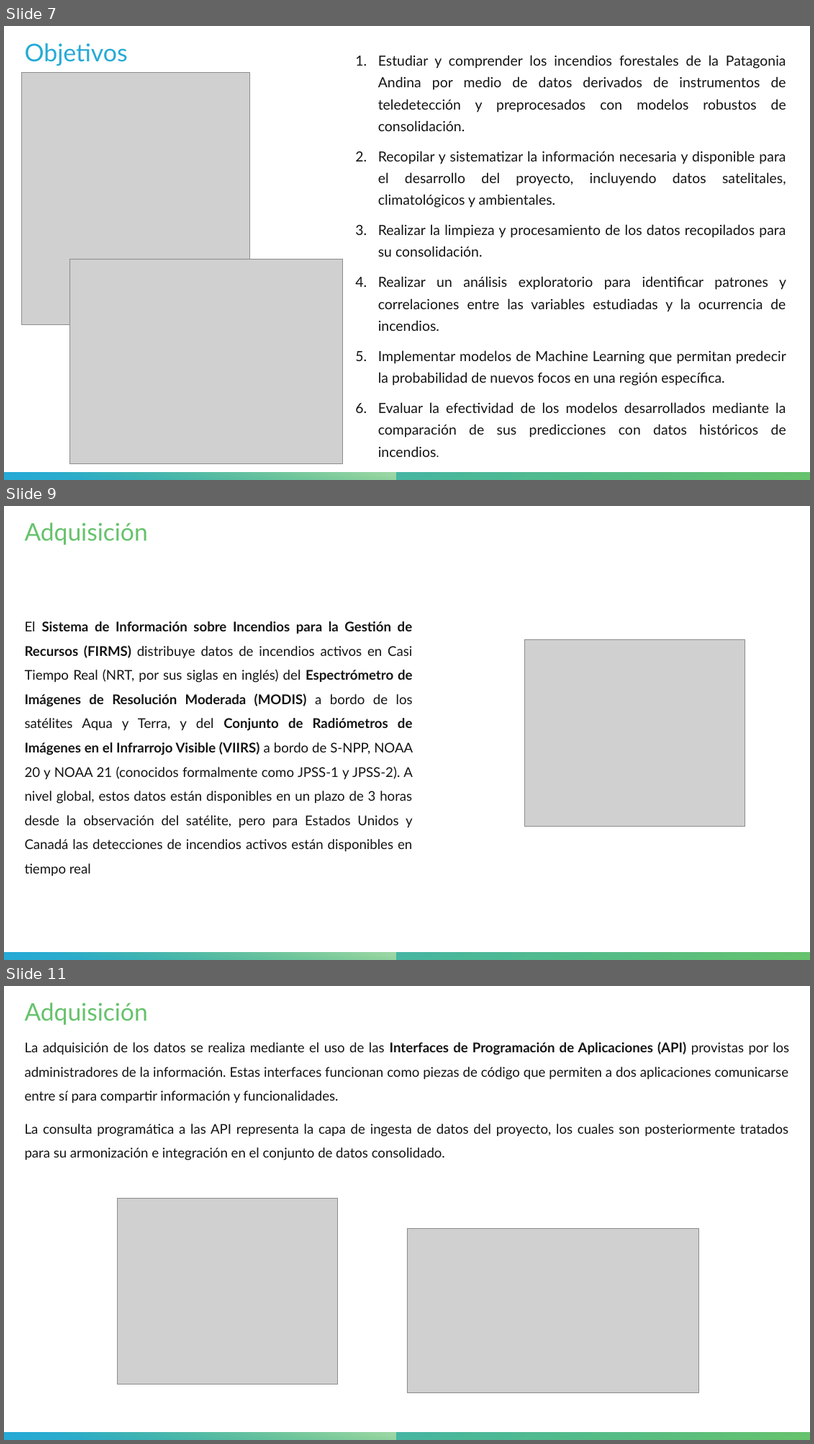
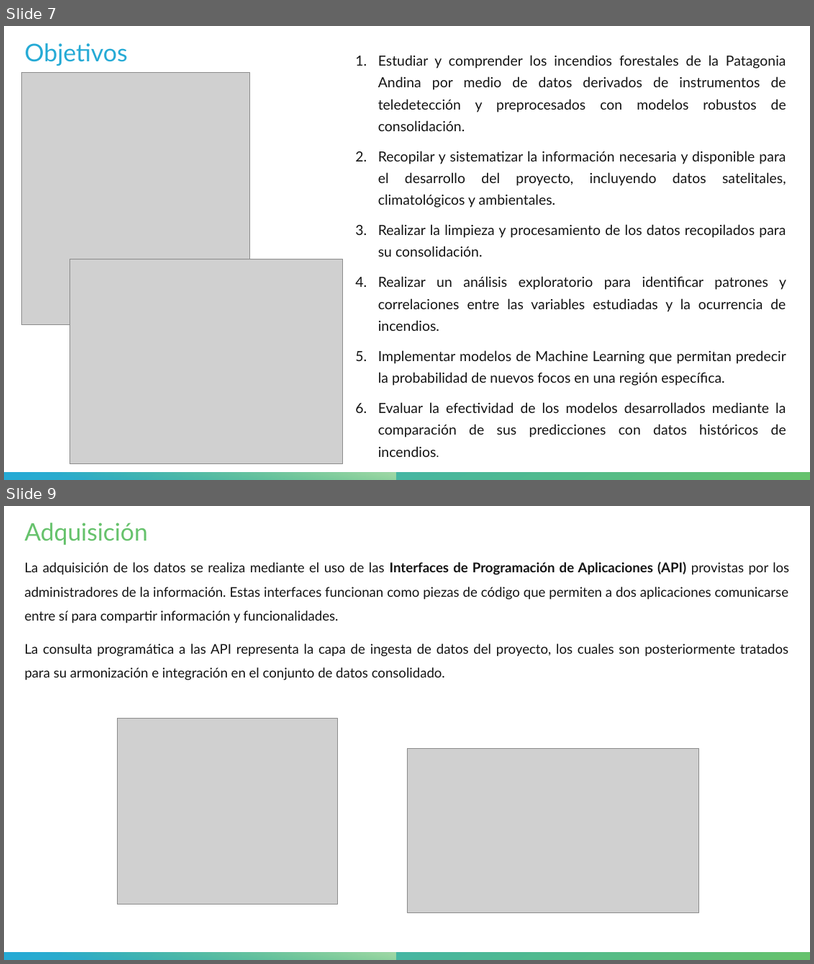
Before and after one commit to HunterCitto/199---Seminario-Final, a slide deck: docs/Entregas/Presentación/Incendios forestales de la Patagonia Andina - Pública.pptx. Shown one above the other, each under a label of ours: slides 7, 9 and 11 before the commit, slides 7 and 9 after it; the slides between them are not shown. The pictures are 814x1444 and 814x964 pixels, drawn with LibreOffice and Linux fonts; fonts in the diff are those of the drawing; grey boxes stand for pictures. Boxes give left, top, right and bottom in pixels: in the first picture for what was removed or moved away, otherwise in the second. Text is boxed around its words. In the diff, an @@ line names an element or a change of style, - is before the commit and + after.

```diff
--- a/docs/Entregas/Presentación/Incendios forestales de la Patagonia Andina - Pública.pptx
+++ b/docs/Entregas/Presentación/Incendios forestales de la Patagonia Andina - Pública.pptx
@@ slide 9 removed at (4,506,810,960), background #FFFFFF; not listed: 2 template elements that a slide beside it also shows @@
@@ title removed at (25,523,148,545) @@
-Adquisición
@@ text removed at (25,621,413,852) @@
-El Sistema de Información sobre Incendios para la Gestión de Recursos (FIRMS) distribuye datos de incendios activos en Casi Tiempo Real (NRT, por sus siglas en inglés) del Espectrómetro de Imágenes de Resolución Moderada (MODIS) a bordo de los satélites Aqua y Terra, y del Conjunto de Radiómetros de Imágenes en el Infrarrojo Visible (VIIRS) a bordo de S-NPP, NOAA 20 y NOAA 21 (conocidos formalmente como JPSS-1 y JPSS-2). A nivel global, estos datos están disponibles en un plazo de 3 horas desde la observación del satélite, pero para Estados Unidos y Canadá las detecciones de incendios activos están disponibles en tiempo real
@@ picture removed at (525,640,745,826) @@
@@ what was slide 11 is now slide 9 @@
```
Also in this commit, not shown: 8 slides changed, 9 slides added, 7 other slides removed, 7 other files.
